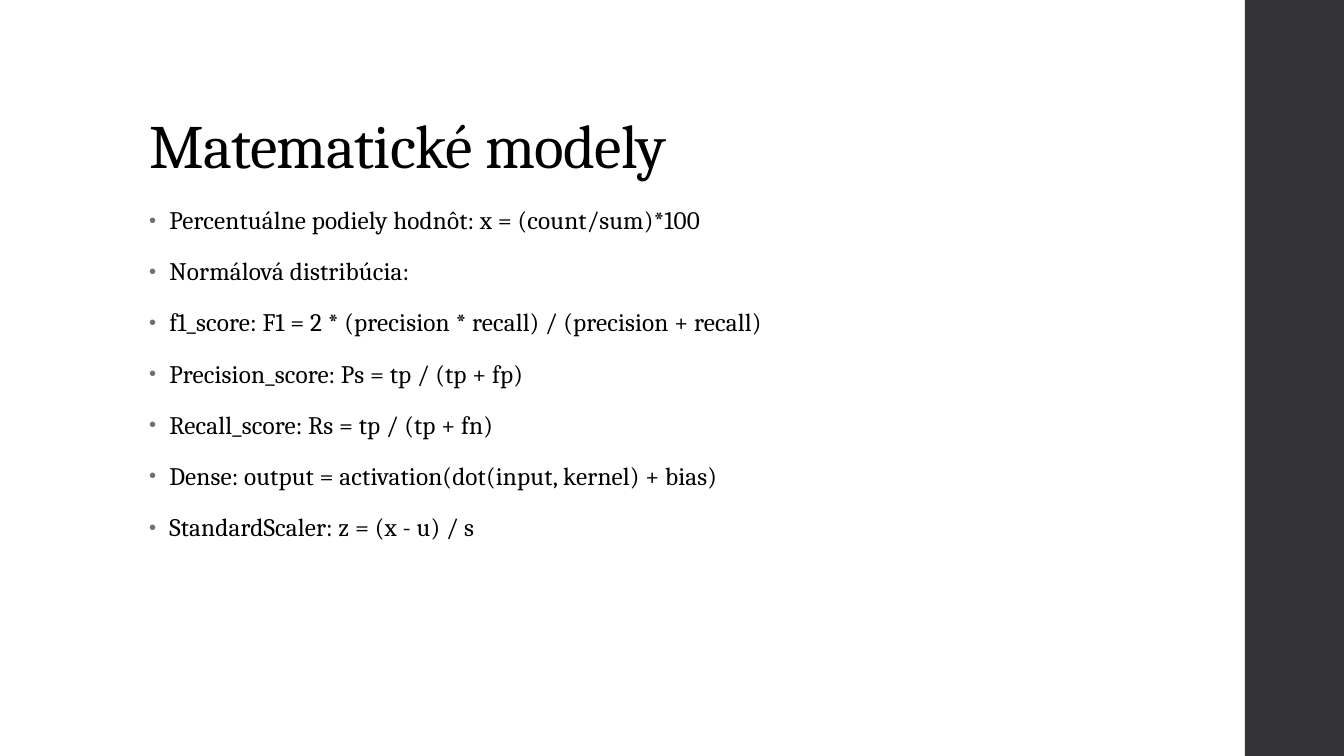
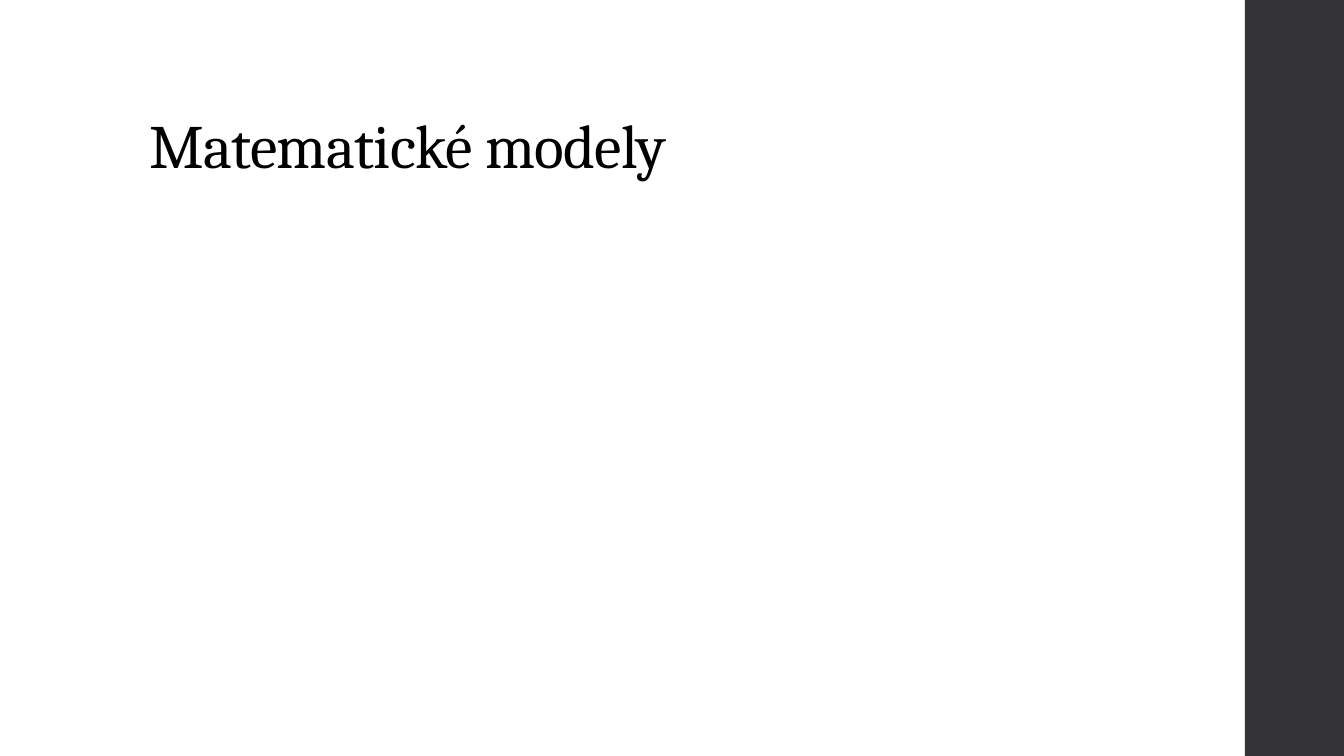
Before and after one commit to mvanko/Vanko_Martin_NS2021, a slide deck: slide 22 of Vanko Martin Predikcia zlyhania srdca.pptx (slide 24 before the commit). Drawn at 1344x756 pixels with LibreOffice and Linux fonts; fonts in the diff are those of the drawing; grey boxes stand for pictures. Boxes give left, top, right and bottom in pixels: in the first picture for what was removed or moved away, otherwise in the second. Text is boxed around its words. In the diff, an @@ line names an element or a change of style, - is before the commit and + after.

```diff
--- a/Vanko Martin Predikcia zlyhania srdca.pptx
+++ b/Vanko Martin Predikcia zlyhania srdca.pptx
@@ text removed at <box>169,211,761,540</box> @@
-• Percentuálne podiely hodnôt: x = (count/sum)*100
-• Normálová distribúcia:
-• f1_score: F1 = 2 * (precision * recall) / (precision + recall)
-• Precision_score: Ps = tp / (tp + fp)
-• Recall_score: Rs = tp / (tp + fn)
-• Dense: output = activation(dot(input, kernel) + bias)
-• StandardScaler: z = (x - u) / s
```
Also in this commit, not shown: 11 other slides changed, 10 slides added, 12 slides removed, 1 other file.
